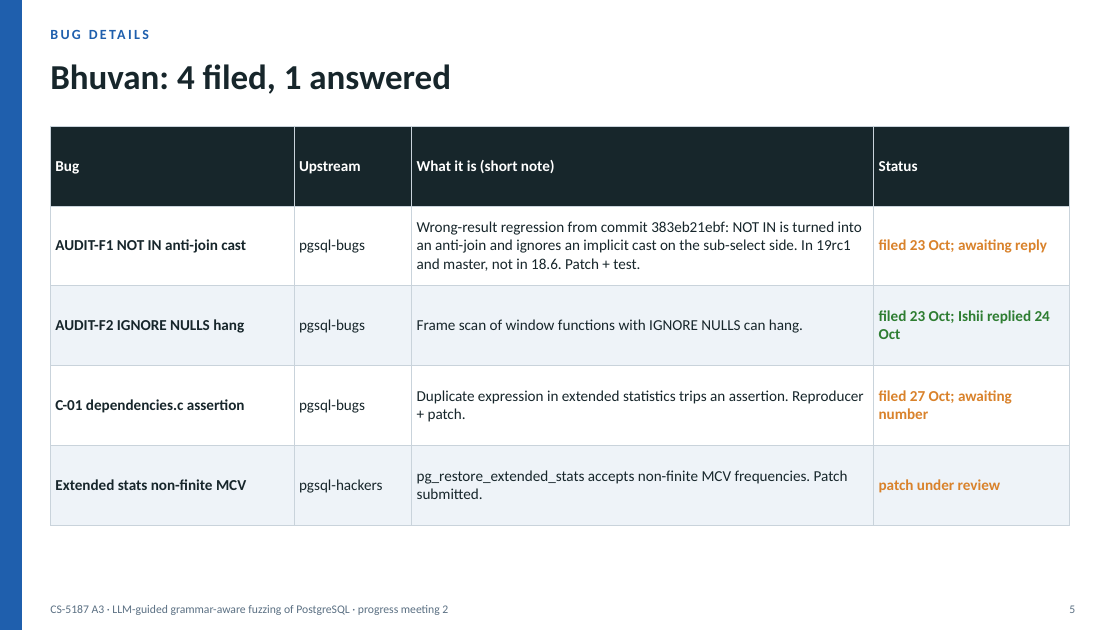
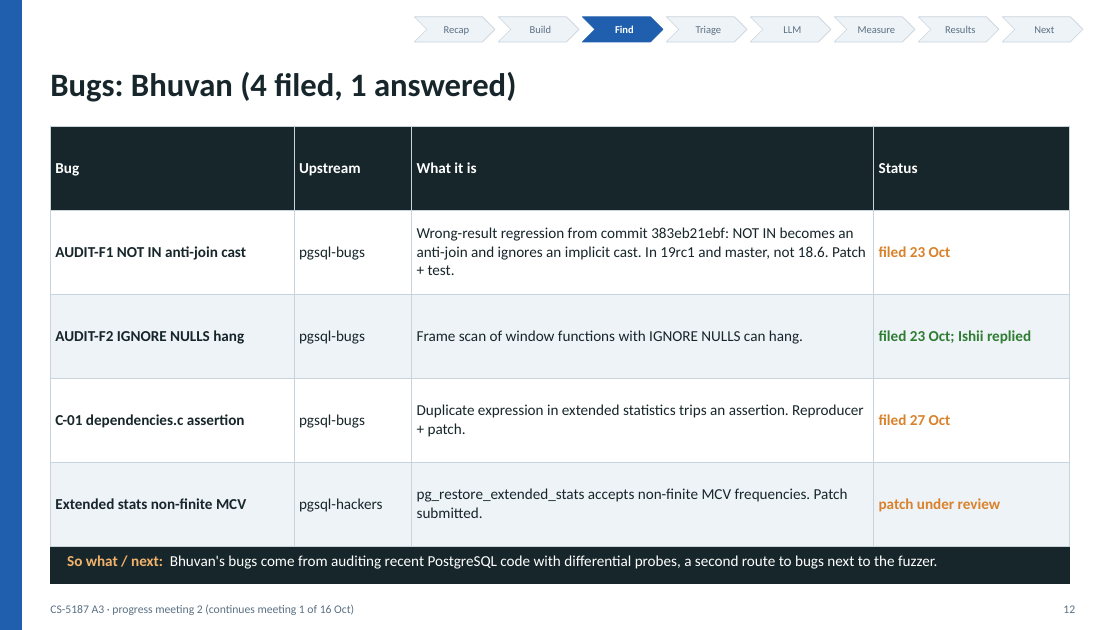
Before and after one commit to v28k/cs5187-term-project, a slide deck: slide 12 of docs/meeting2/deck/progress_meeting2.pptx (slide 5 before the commit). Drawn at 1120x630 pixels with LibreOffice and Linux fonts; fonts in the diff are those of the drawing. Boxes give left, top, right and bottom in pixels: in the first picture for what was removed or moved away, otherwise in the second. Text is boxed around its words. In the diff, an @@ line names an element or a change of style, - is before the commit and + after.

```diff
--- a/docs/meeting2/deck/progress_meeting2.pptx
+++ b/docs/meeting2/deck/progress_meeting2.pptx
@@ chevron added at (414, 17, 495, 42), fill #EEF3F8, outline #C9D3DB 0.5 pt @@
@@ text added at (444, 26, 470, 35), 9 pt, text #5B7083 @@
+Recap
@@ chevron added at (498, 17, 579, 42), fill #EEF3F8, outline #C9D3DB 0.5 pt @@
@@ text added at (530, 26, 552, 33), 9 pt, text #5B7083 @@
+Build
@@ chevron added at (582, 17, 663, 42), fill #1F5FAD, outline #1F5FAD 0.5 pt @@
@@ text added at (615, 25, 634, 33), 9 pt, text #FFFFFF, bold @@
+Find
@@ chevron added at (666, 17, 747, 42), fill #EEF3F8, outline #C9D3DB 0.5 pt @@
@@ text added at (696, 26, 722, 35), 9 pt, text #5B7083 @@
+Triage
@@ chevron added at (750, 17, 831, 42), fill #EEF3F8, outline #C9D3DB 0.5 pt @@
@@ text added at (783, 26, 801, 33), 9 pt, text #5B7083 @@
+LLM
@@ chevron added at (834, 17, 915, 42), fill #EEF3F8, outline #C9D3DB 0.5 pt @@
@@ text added at (858, 26, 896, 33), 9 pt, text #5B7083 @@
+Measure
@@ chevron added at (918, 17, 999, 42), fill #EEF3F8, outline #C9D3DB 0.5 pt @@
@@ text added at (945, 26, 975, 33), 9 pt, text #5B7083 @@
+Results
@@ chevron added at (1002, 17, 1083, 42), fill #EEF3F8, outline #C9D3DB 0.5 pt @@
@@ text added at (1034, 26, 1054, 33), 9 pt, text #5B7083 @@
+Next
@@ text at (50, 72, 516, 102): text changed; size 30 to 28 pt @@
-Bhuvan: 4 filed, 1 answered
+Bugs: Bhuvan (4 filed, 1 answered)
@@ table at (50, 126, 1070, 522) @@
-row 1, column 3: What it is (short note)
+row 1, column 3: What it is
-row 2, column 3: Wrong-result regression from commit 383eb21ebf: NOT IN is turned into an anti-join and ignores an implicit cast on the sub-select side. In 19rc1 and master, not in 18.6. Patch + test.
+row 2, column 3: Wrong-result regression from commit 383eb21ebf: NOT IN becomes an anti-join and ignores an implicit cast. In 19rc1 and master, not 18.6. Patch + test.
-row 2, column 4: filed 23 Oct; awaiting reply
+row 2, column 4: filed 23 Oct
-row 3, column 4: filed 23 Oct; Ishii replied 24 Oct
+row 3, column 4: filed 23 Oct; Ishii replied
-row 4, column 4: filed 27 Oct; awaiting number
+row 4, column 4: filed 27 Oct
@@ text removed at (55, 161, 79, 174) @@
-BUG DETAILS
@@ rectangle added at (50, 538, 1070, 584), fill #17262B, outline #17262B 1 pt @@
@@ text added at (67, 555, 937, 569), 13 pt, text #FFFFFF @@
+So what / next: Bhuvan's bugs come from auditing recent PostgreSQL code with differential probes, a second route to bugs next to the fuzzer.
@@ text at (50, 604, 354, 615): text changed @@
-CS-5187 A3 · LLM-guided grammar-aware fuzzing of PostgreSQL · progress meeting 2
+CS-5187 A3 · progress meeting 2 (continues meeting 1 of 16 Oct)
@@ text at (1063, 605, 1075, 613): text changed @@
-5
+12
```
Also in this commit, not shown: 10 other slides changed, 12 slides added, 7 slides removed, 6 other files.
